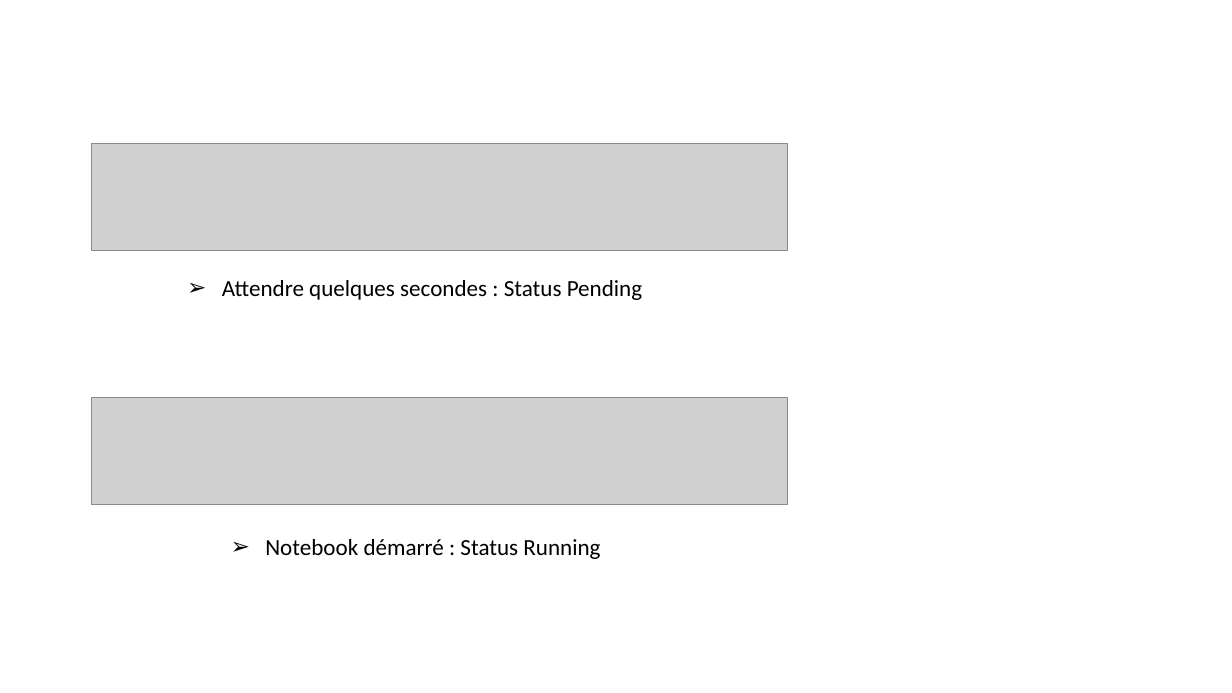
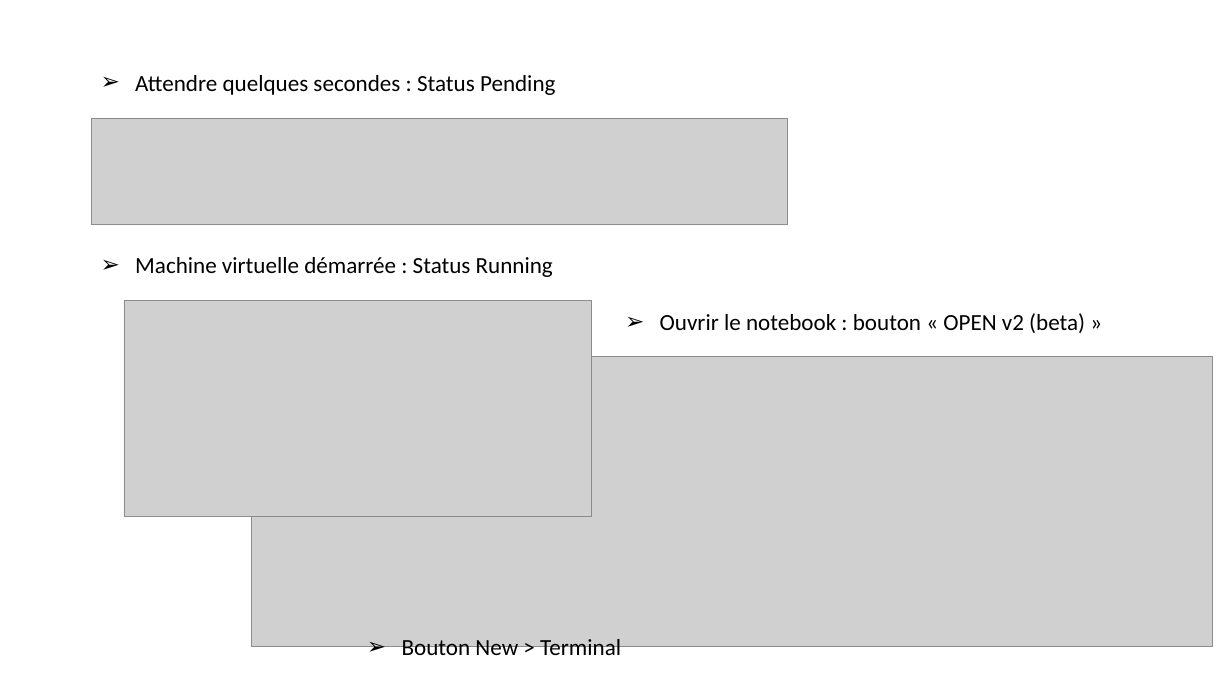
Before and after one commit to laurentprudhon/cours-deeplearning-2020, a slide deck: slide 12 of slides/00_environnement.pptx. Drawn at 1232x693 pixels with LibreOffice and Linux fonts; fonts in the diff are those of the drawing; grey boxes stand for pictures. Boxes give left, top, right and bottom in pixels: in the first picture for what was removed or moved away, otherwise in the second. Text is boxed around its words. In the diff, an @@ line names an element or a change of style, - is before the commit and + after.

```diff
--- a/slides/00_environnement.pptx
+++ b/slides/00_environnement.pptx
@@ text "Attendre quelques secondes : Status ...": place and size @@
-text "Attendre quelques secondes : Status ..." at [222,280,642,300]
+text "Attendre quelques secondes : Status ..." at [135,75,555,95]
@@ picture: place and size @@
-picture at [91,143,788,250]
+picture at [91,118,788,225]
@@ text at [135,257,553,277]: text changed @@
-➢ Notebook démarré : Status Running
+➢ Machine virtuelle démarrée : Status Running
@@ picture added at [124,300,592,516] @@
@@ text added at [660,313,1085,333], 18 pt, text #000000 @@
+➢ Ouvrir le notebook : bouton « OPEN v2 (beta) »
@@ picture added at [251,357,1213,647] @@
@@ picture removed at [91,398,788,505] @@
@@ text added at [402,639,621,662], 18 pt, text #000000 @@
+➢ Bouton New > Terminal
```
Also in this commit, not shown: 8 other slides changed, 6 slides added, 7 slides removed.
